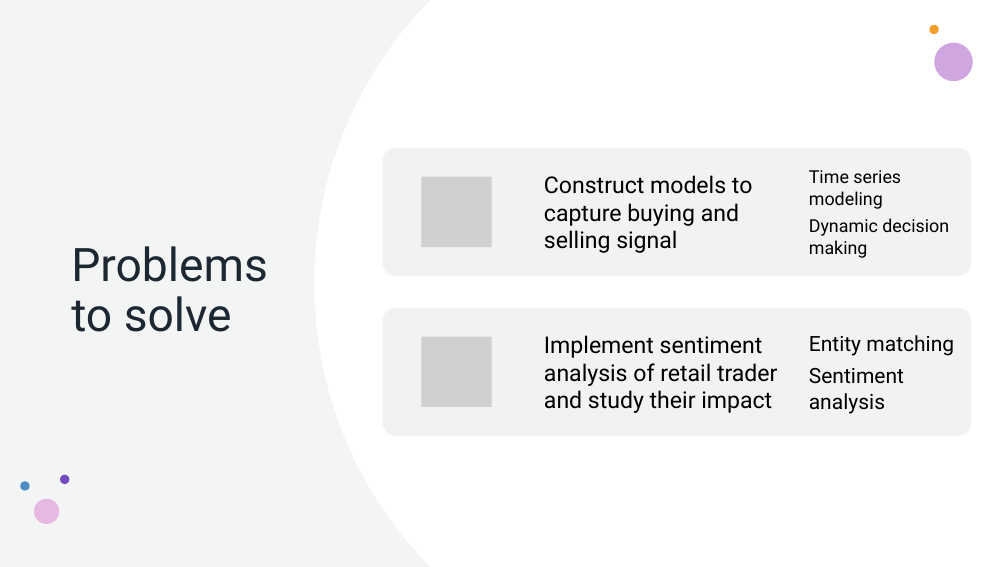
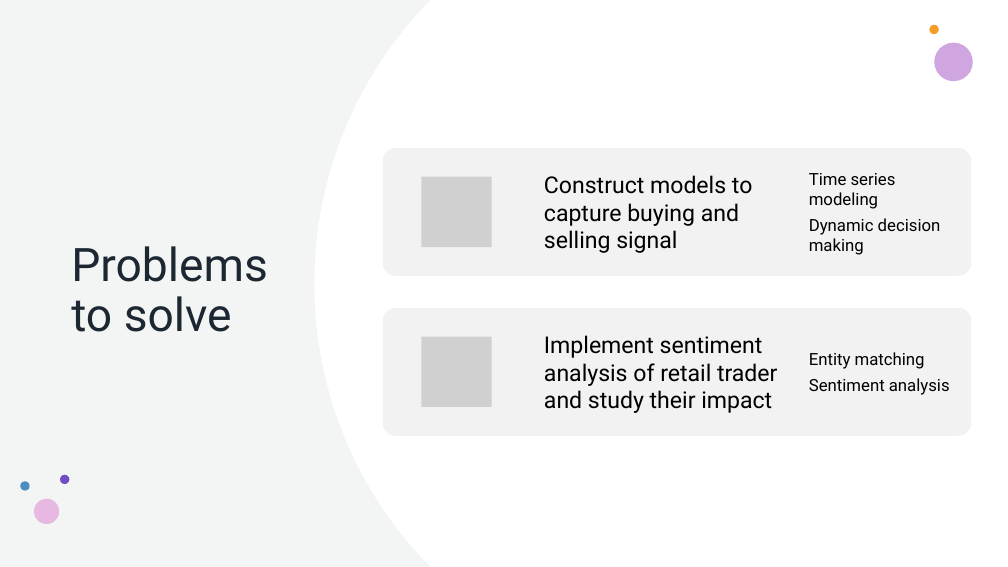
Before and after one commit to howie-zeng/Analyzing-Retail-Sentiment-and-Detecting-Trading-Signals, a slide deck: slide 2 of Presentation.pptx (slide 5 before the commit). Drawn at 1008x567 pixels with LibreOffice and Linux fonts; fonts in the diff are those of the drawing; grey boxes stand for pictures. Boxes give left, top, right and bottom in pixels: in the first picture for what was removed or moved away, otherwise in the second. Text is boxed around its words. In the diff, an @@ line names an element or a change of style, - is before the commit and + after.

```diff
--- a/Presentation.pptx
+++ b/Presentation.pptx
@@ text "Time series modeling" at (x1=809, y1=173, x2=941, y2=255): size 17 to 16 pt @@
@@ text "Entity matching" at (x1=809, y1=352, x2=950, y2=395): size 20 to 16 pt; less space between paragraphs @@
```
Also in this commit, not shown: 4 other slides changed.
